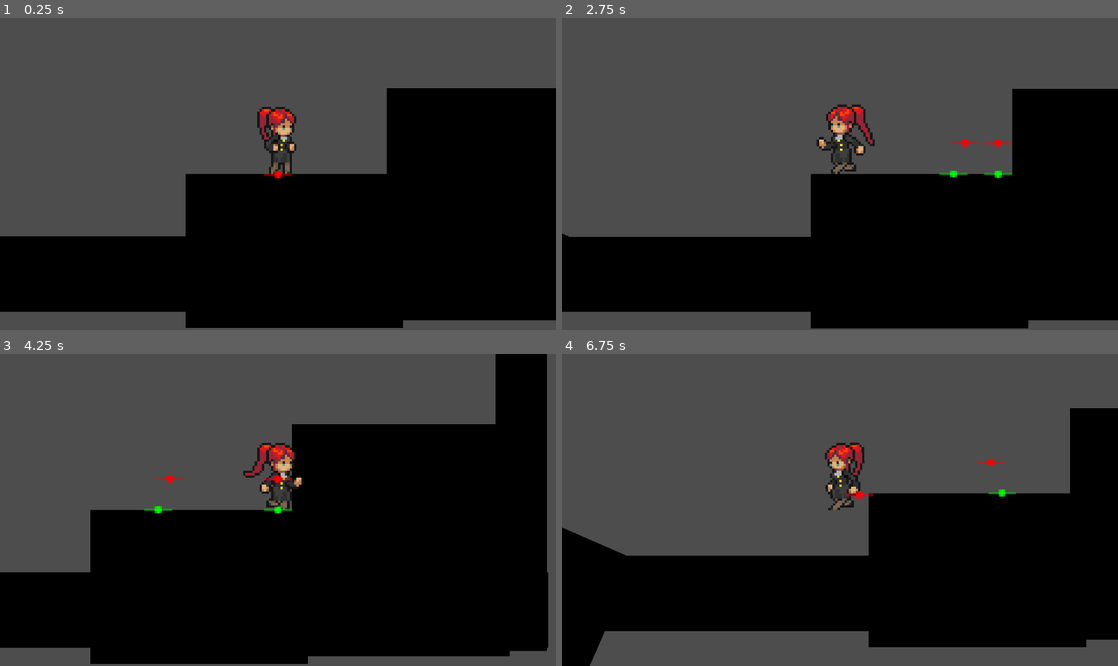
Above: before the commit, frames 1-4 (two rows, left to right).
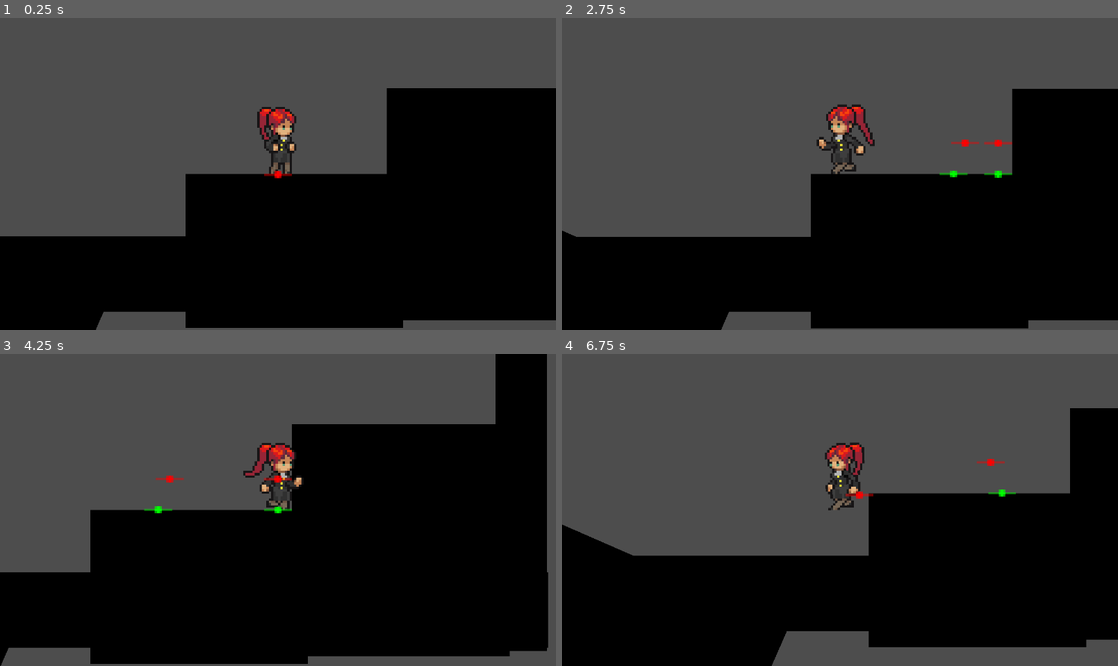
Above: after the commit, the same moments.

Repository: AyaPK/metroidvainaya
Game: Godot game, scene res://playground.tscn
Same seed, same stepped clock (60 frames per second), same inputs: the game is played once before the commit and once after it.
Inputs:
- Up to frame 1 (0.25 s): no input
- Up to frame 2 (2.75 s): tap Enter at 0.5 s; hold D (right) 0.53-2.03 s; tap Space (jump) at 0.77, 1.52 s; hold A (left) from 2.03 s (still down)
- Up to frame 3 (4.25 s): release A (left) at 2.78 s; hold D (right) from 2.78 s (still down); tap Space (jump) at 3.02, 3.77 s
- Up to frame 4 (6.75 s): release D (right) at 4.28 s; hold A (left) 4.28-5.03 s; tap Space (jump) at 4.52, 6.02 s; hold D (right) 5.03-5.78 s; hold A (left) from 5.78 s (still down)

The runs differ from the first frame. In frame 1, 1.0% of the frame differs, in the area x 0-19%, y 94-100%; in frame 2, 1.7%; in frame 3, less than 0.1%; in frame 4, 3.8%, in the area x 0-41%, y 54-100%.

Commit message:
C1V7 Tutorial

Diff:
--- a/player/scripts/player.gd
+++ b/player/scripts/player.gd
@@ -50,15 +50,16 @@
 	_update_rotation(_delta)
 
 func _update_direction() -> void:
-	#var prev_direction: Vector2 = direction
+	var prev_direction: Vector2 = direction
 	var x_axis: float = Input.get_axis("left", "right")
 	var y_axis: float = Input.get_axis("up", "down")
 	direction = Vector2(x_axis, y_axis)
 
-	if velocity.x < 0:
-		sprite.flip_h = true
-	elif velocity.x > 1:
-		sprite.flip_h = false
+	if prev_direction.x != direction.x:
+		if direction.x < 0:
+			sprite.flip_h = true
+		elif direction.x > 0:
+			sprite.flip_h = false
 
 func _update_rotation(_delta: float) -> void:
 	if is_on_floor():
--- a/playground.tscn
+++ b/playground.tscn
@@ -68,6 +68,16 @@
 [node name="CollisionShape2D" type="CollisionShape2D" parent="Sprite2D/StaticBody2D"]
 shape = SubResource("RectangleShape2D_is3ju")
 
+[node name="Sprite2D8" type="Sprite2D" parent="."]
+position = Vector2(-171.24997, 227.37502)
+scale = Vector2(7.632813, 1.1445314)
+texture = SubResource("GradientTexture2D_m8u5f")
+
+[node name="StaticBody2D" type="StaticBody2D" parent="Sprite2D8"]
+
+[node name="CollisionShape2D" type="CollisionShape2D" parent="Sprite2D8/StaticBody2D"]
+shape = SubResource("RectangleShape2D_is3ju")
+
 [node name="Sprite2D2" type="Sprite2D" parent="."]
 position = Vector2(4, 127.375015)
 scale = Vector2(0.34374997, 4.6132817)
@@ -109,7 +119,7 @@
 shape = SubResource("RectangleShape2D_is3ju")
 
 [node name="Sprite2D6" type="Sprite2D" parent="."]
-position = Vector2(81.588104, 238.24112)
+position = Vector2(148, 266)
 rotation = -2.729448
 scale = Vector2(3.08997, 1.2079936)
 texture = SubResource("GradientTexture2D_m8u5f")
